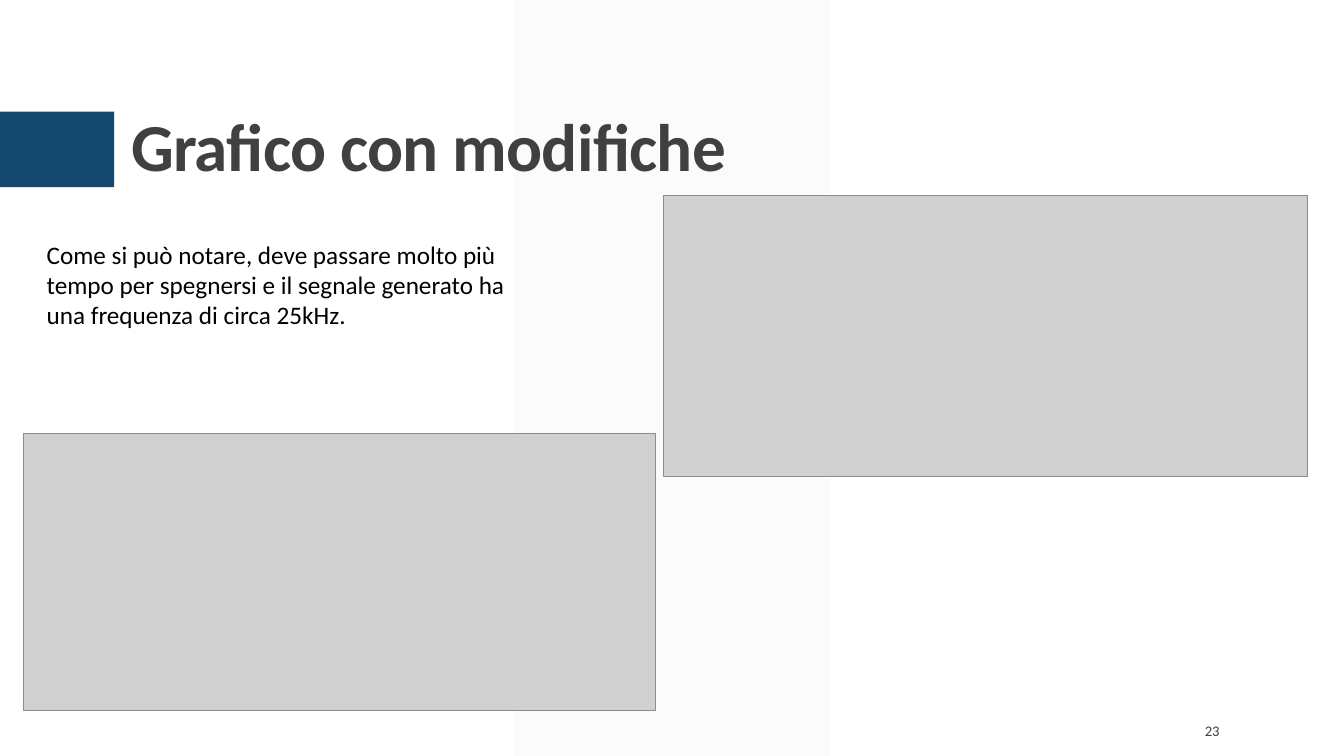
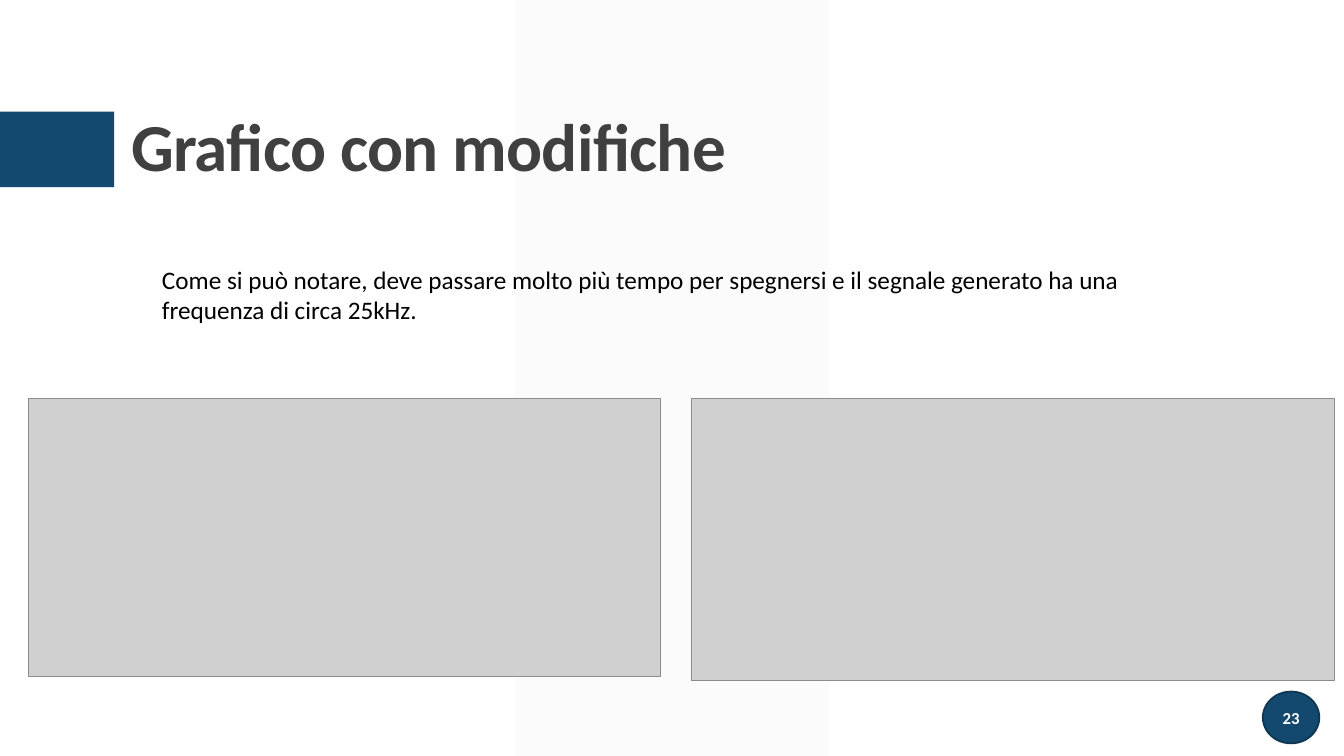
Before and after one commit to greco-salvatore/LTSpice, a slide deck: slide 23 of presentazione/presentazione.pptx. Drawn at 1344x756 pixels with LibreOffice and Linux fonts; fonts in the diff are those of the drawing; grey boxes stand for pictures. Boxes give left, top, right and bottom in pixels: in the first picture for what was removed or moved away, otherwise in the second. Text is boxed around its words. In the diff, an @@ line names an element or a change of style, - is before the commit and + after.

```diff
--- a/presentazione/presentazione.pptx
+++ b/presentazione/presentazione.pptx
@@ text "Come si può notare, deve ..." rewrapped from [47, 246, 504, 328] to [162, 271, 1118, 323] @@
@@ picture: place and size @@
-picture at [23, 434, 655, 711]
+picture at [28, 399, 660, 677]
@@ picture: place and size @@
-picture at [664, 196, 1308, 477]
+picture at [692, 399, 1335, 681]
@@ page number: place and size @@
-page number at [1205, 726, 1220, 736]
+page number at [1263, 692, 1320, 743]
@@ page number at [1263, 692, 1320, 743]: size 10.5 to 12 pt, text colour #404040 to #FFFFFF, bold on; alignment right to centre; fill none to #14496F; outline none to #0F3652 1.25 pt @@
```
Also in this commit, not shown: 21 other slides changed, 1 slide added, 1 slide removed, 19 other files.
